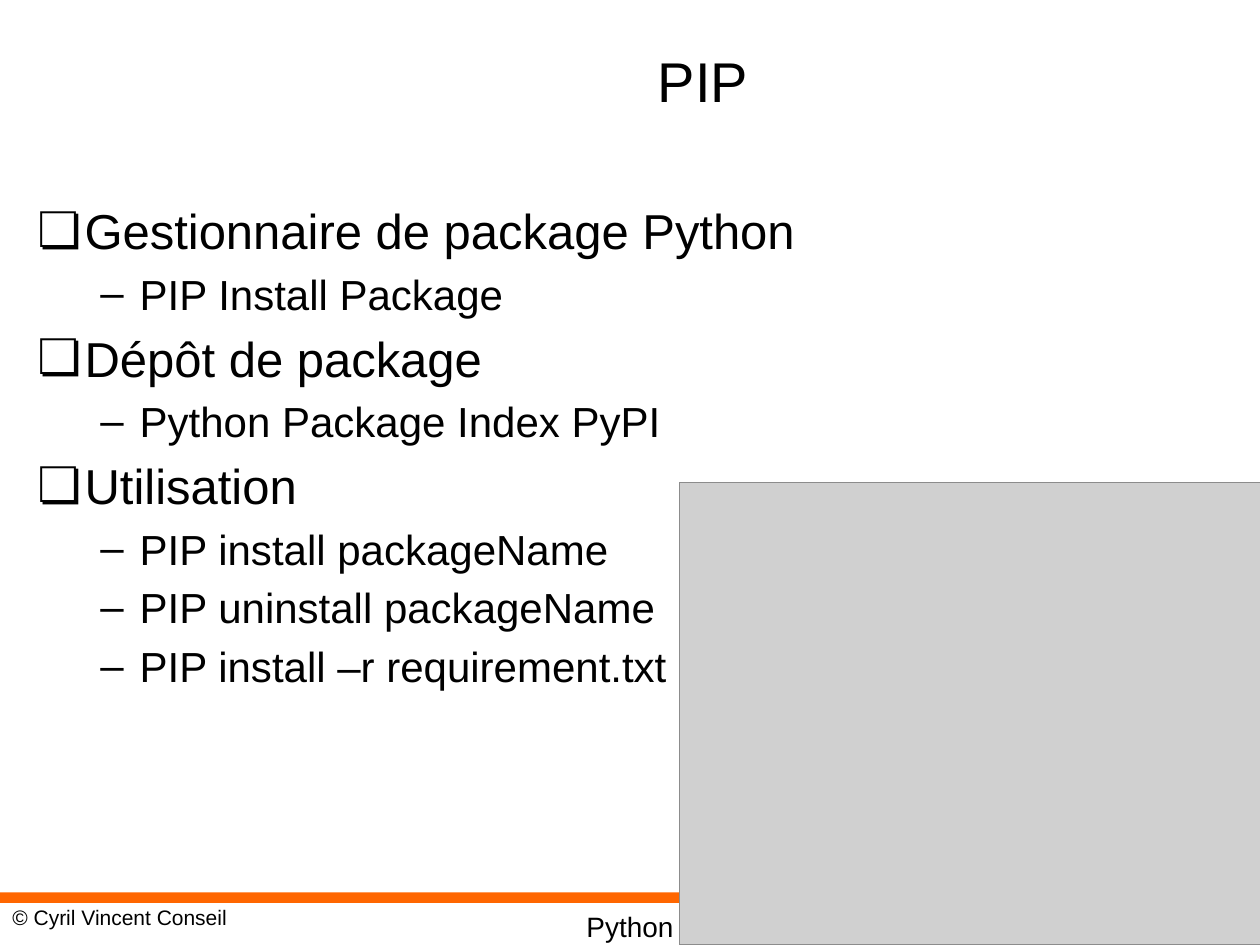
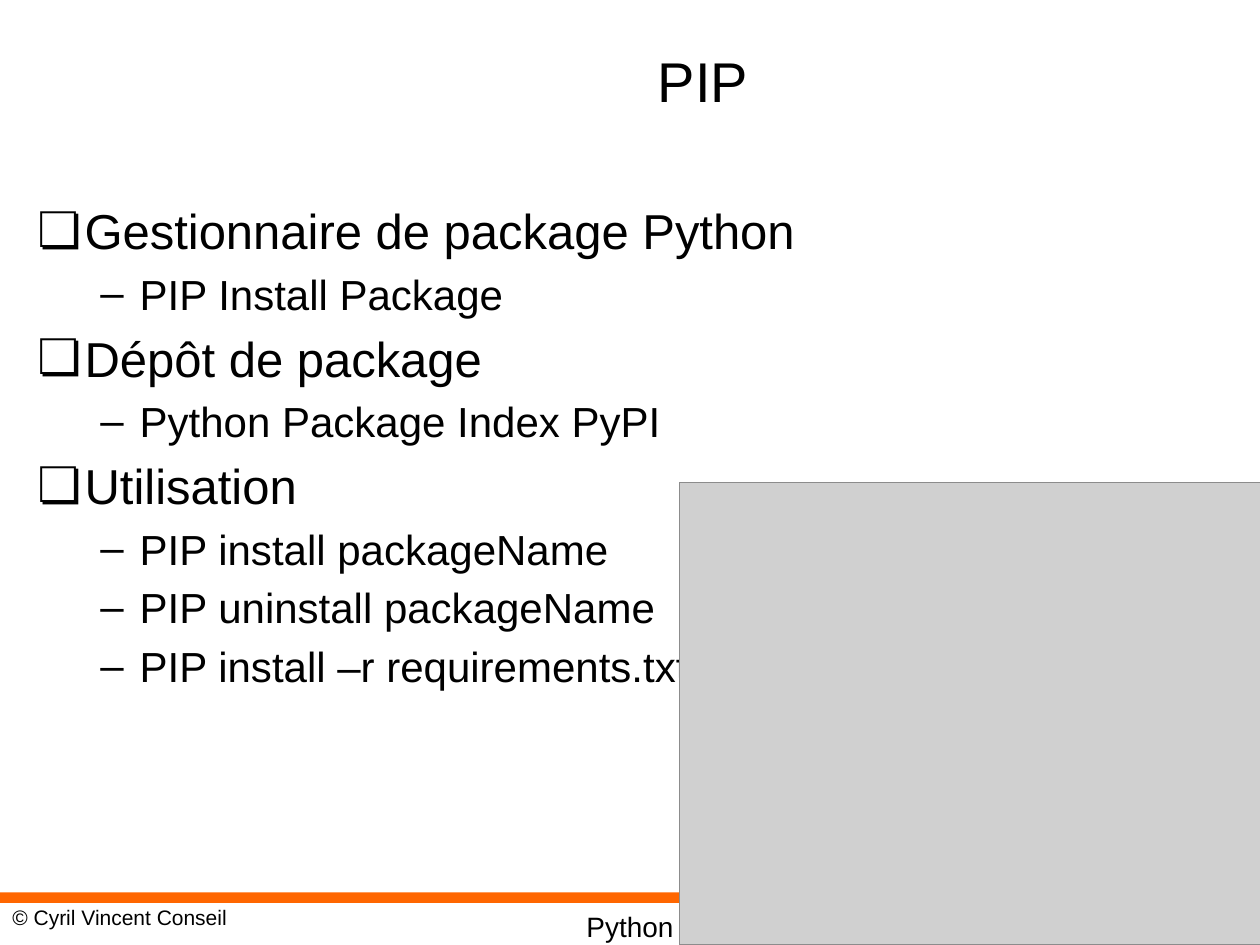
Before and after one commit to cyrilvincent/python, a slide deck: slide 2 of ppt/Python13-PIP.pptx. Drawn at 1260x945 pixels with LibreOffice and Linux fonts; fonts in the diff are those of the drawing; grey boxes stand for pictures; background and template pictures are left out. Boxes give left, top, right and bottom in pixels: in the first picture for what was removed or moved away, otherwise in the second. Text is boxed around its words. In the diff, an @@ line names an element or a change of style, - is before the commit and + after.

```diff
--- a/ppt/Python13-PIP.pptx
+++ b/ppt/Python13-PIP.pptx
@@ text at bbox=[140, 649, 687, 691]: text changed @@
-  – PIP install –r requirement.txt
+  – PIP install –r requirements.txt
```
Also in this commit, not shown: 3 other files.
